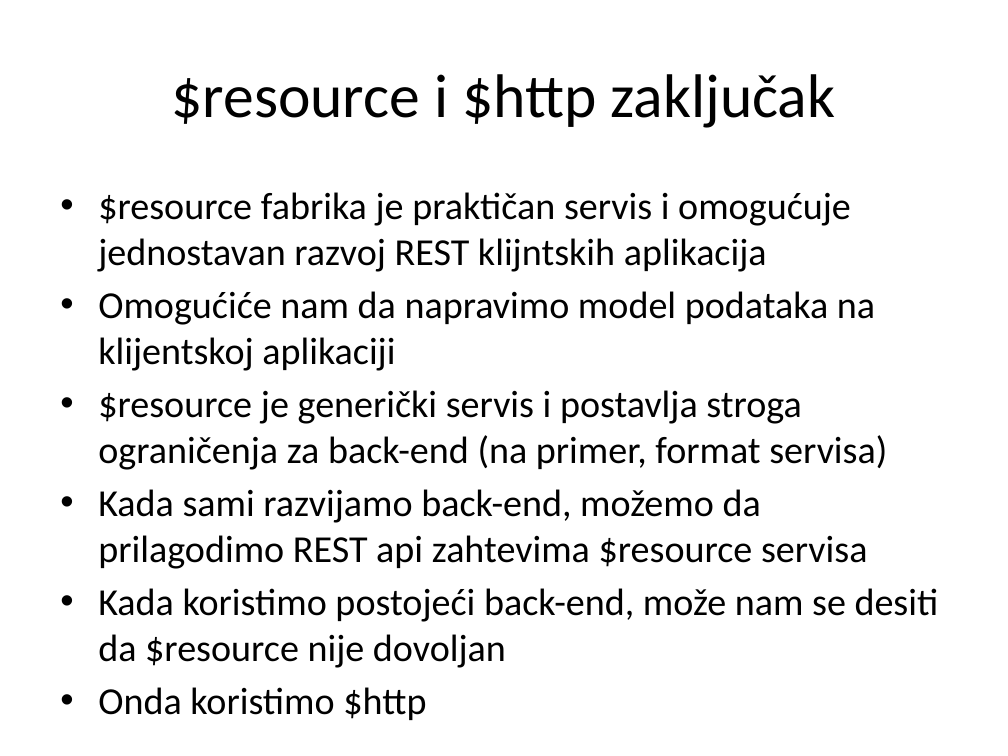
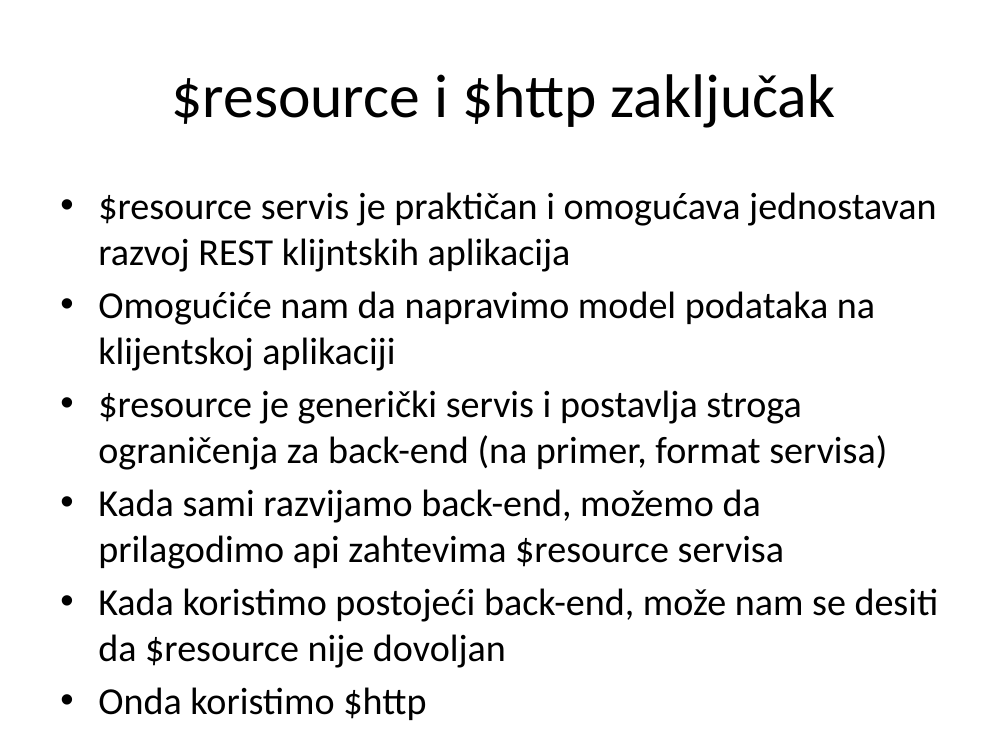
Before and after one commit to Cobrijani/2016, a slide deck: slide 39 of AngularJS/03_RESTPozivi/03 REST Pozivi.pptx (slide 38 before the commit). Drawn at 1008x756 pixels with LibreOffice and Linux fonts; fonts in the diff are those of the drawing. Boxes give left, top, right and bottom in pixels: in the first picture for what was removed or moved away, otherwise in the second. Text is boxed around its words. In the diff, an @@ line names an element or a change of style, - is before the commit and + after.

```diff
--- a/AngularJS/03_RESTPozivi/03 REST Pozivi.pptx
+++ b/AngularJS/03_RESTPozivi/03 REST Pozivi.pptx
@@ text at [98,192,937,272]: text changed @@
-• $resource fabrika je praktičan servis i omogućuje jednostavan razvoj REST klijntskih aplikacija
+• $resource servis je praktičan i omogućava jednostavan razvoj REST klijntskih aplikacija
@@ text at [98,489,784,569]: text changed @@
-• Kada sami razvijamo back-end, možemo da prilagodimo REST api zahtevima $resource servisa
+• Kada sami razvijamo back-end, možemo da prilagodimo api zahtevima $resource servisa
```
Also in this commit, not shown: 26 other slides changed, 43 other files.
